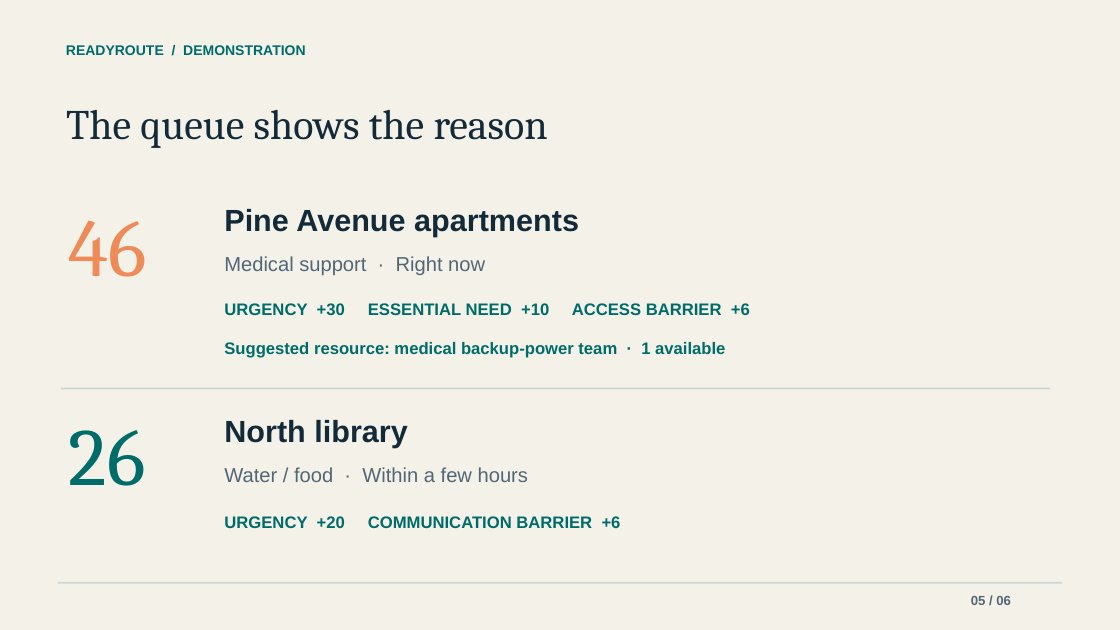
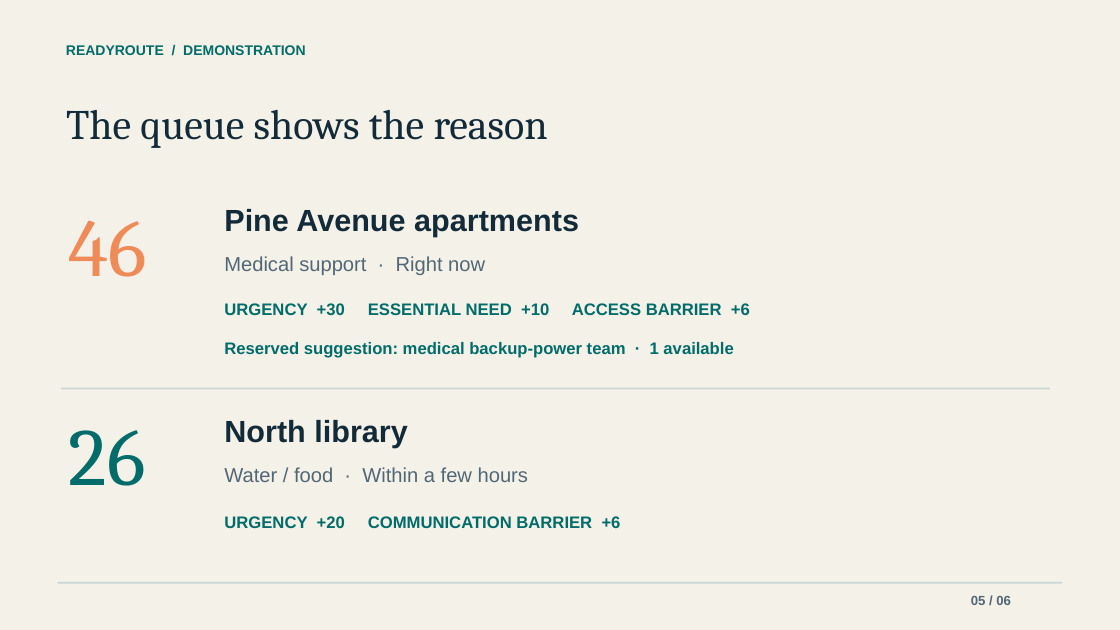
Before and after one commit to Amartya-J/ycs, a slide deck: slide 5 of ReadyRoute_presentation.pptx. Drawn at 1120x630 pixels with LibreOffice and Linux fonts; fonts in the diff are those of the drawing. Boxes give left, top, right and bottom in pixels: in the first picture for what was removed or moved away, otherwise in the second. Text is boxed around its words. In the diff, an @@ line names an element or a change of style, - is before the commit and + after.

```diff
--- a/ReadyRoute_presentation.pptx
+++ b/ReadyRoute_presentation.pptx
@@ text at bbox=[224, 342, 733, 358]: text changed @@
-Suggested resource: medical backup-power team · 1 available
+Reserved suggestion: medical backup-power team · 1 available
```
Also in this commit, not shown: 2 other slides changed, 8 other files.
